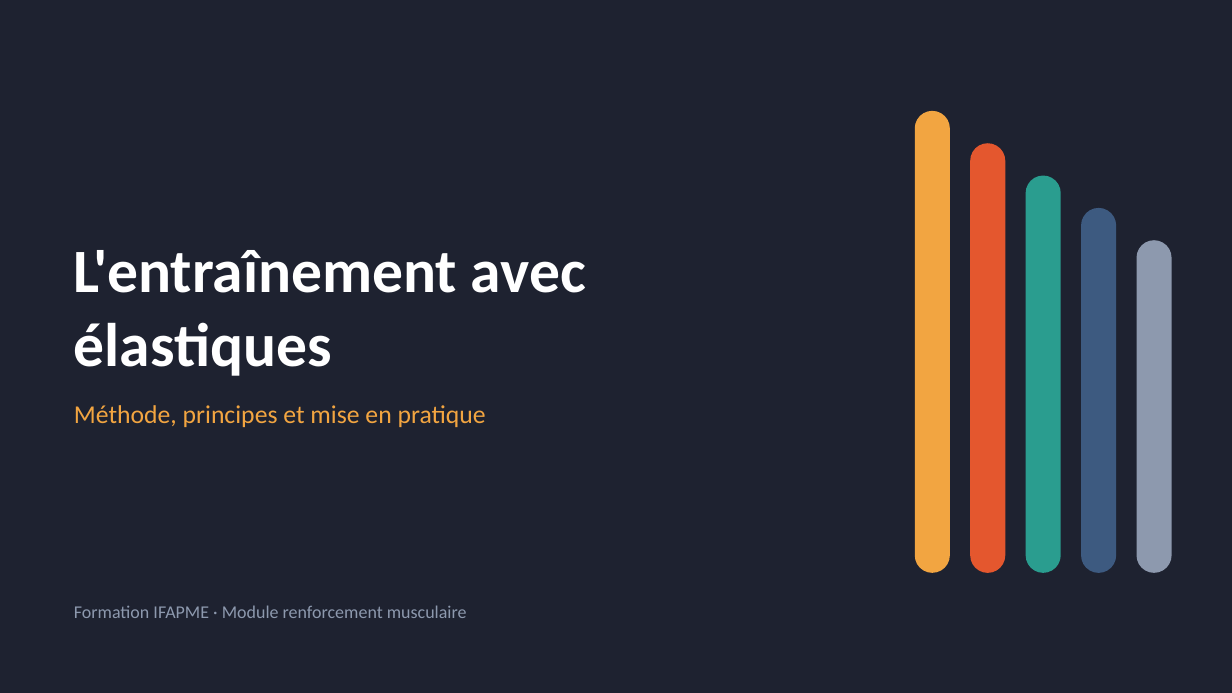
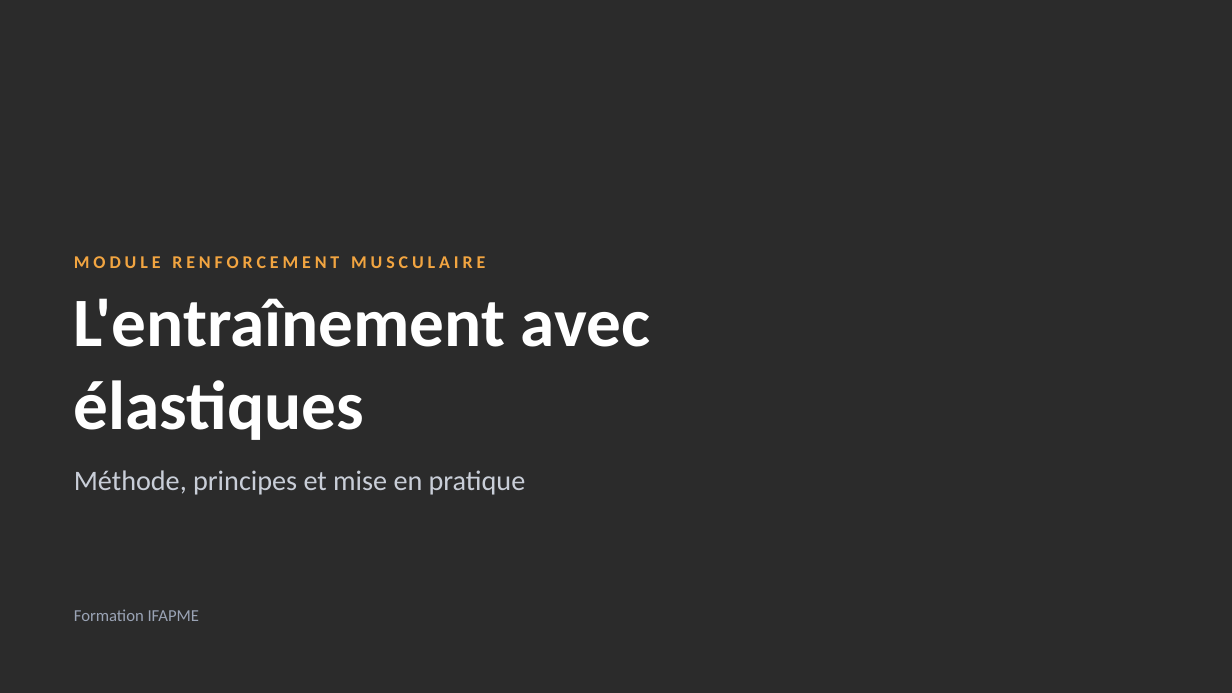
Before and after one commit to arthurdfrn-cloud/squadsync, a slide deck: slide 1 of presentations/elastique-ifapme/Entrainement_elastique_IFAPME.pptx. Drawn at 1232x693 pixels with LibreOffice and Linux fonts; fonts in the diff are those of the drawing; background and template pictures are left out; a plain dark background stands for a picture behind light text. Boxes give left, top, right and bottom in pixels: in the first picture for what was removed or moved away, otherwise in the second. Text is boxed around its words. In the diff, an @@ line names an element or a change of style, - is before the commit and + after.

```diff
--- a/presentations/elastique-ifapme/Entrainement_elastique_IFAPME.pptx
+++ b/presentations/elastique-ifapme/Entrainement_elastique_IFAPME.pptx
@@ background #1E2230 to picture (left out) @@
@@ rounded rectangle removed at bbox=[915, 111, 950, 573] @@
@@ rounded rectangle removed at bbox=[970, 143, 1006, 573] @@
@@ rounded rectangle removed at bbox=[1026, 176, 1061, 573] @@
@@ rounded rectangle removed at bbox=[1081, 208, 1116, 573] @@
@@ text added at bbox=[74, 256, 485, 268], 14 pt, text #F2A541, bold @@
+MODULE RENFORCEMENT MUSCULAIRE
@@ rounded rectangle removed at bbox=[1137, 240, 1172, 573] @@
@@ title "L'entraînement avec élastiques": place and size @@
-title "L'entraînement avec élastiques" at bbox=[74, 250, 586, 376]
+title "L'entraînement avec élastiques" at bbox=[74, 298, 650, 440]
@@ title "L'entraînement avec élastiques" at bbox=[74, 298, 650, 440]: size 48 to 54 pt; vertical alignment bottom to top @@
@@ text "Méthode, principes et mise en ...": place and size @@
-text "Méthode, principes et mise en ..." at bbox=[74, 405, 486, 427]
+text "Méthode, principes et mise en ..." at bbox=[74, 470, 526, 495]
@@ text "Méthode, principes et mise en ..." at bbox=[74, 470, 526, 495]: size 20 to 22 pt, text colour #F2A541 to #C9CED8 @@
@@ text at bbox=[74, 609, 199, 621]: text changed; size 14 to 13 pt; text colour #8D99AE to #9AA3B5 @@
-Formation IFAPME · Module renforcement musculaire
+Formation IFAPME
```
Also in this commit, not shown: 11 other slides changed, 2 other files.
